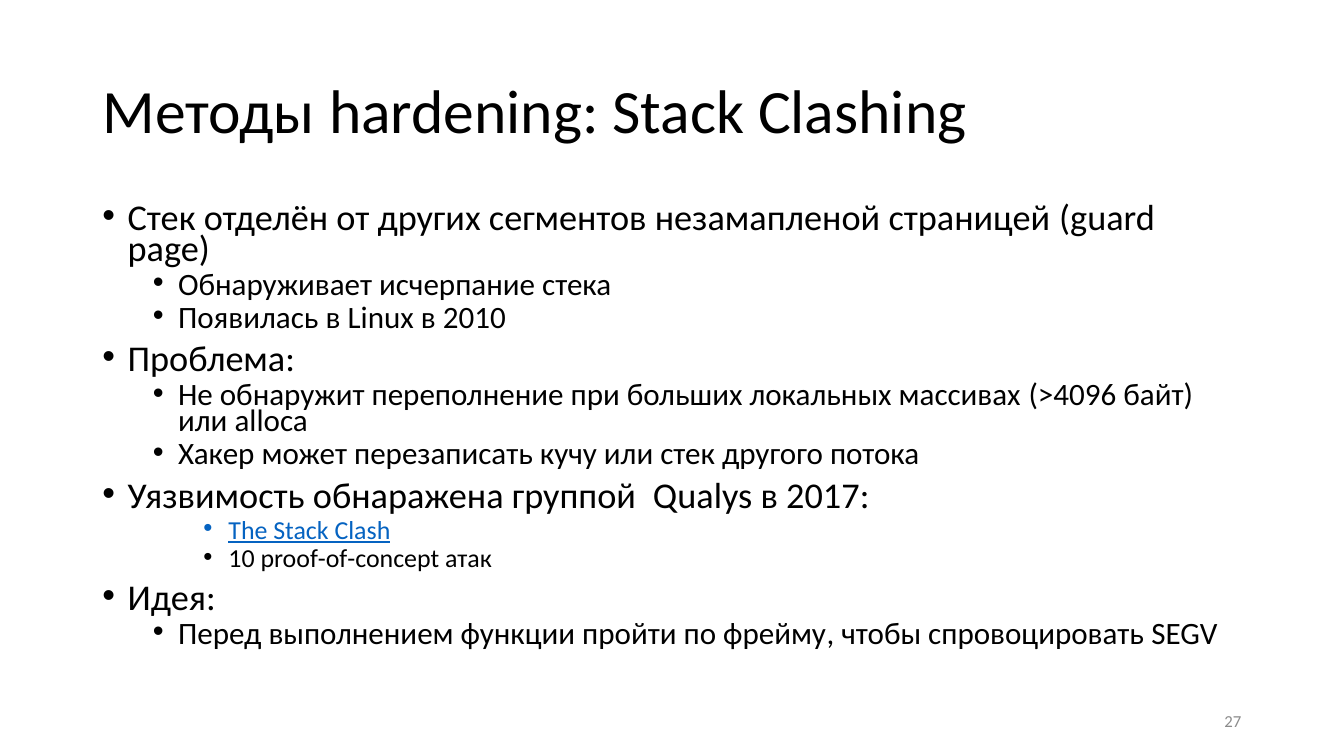
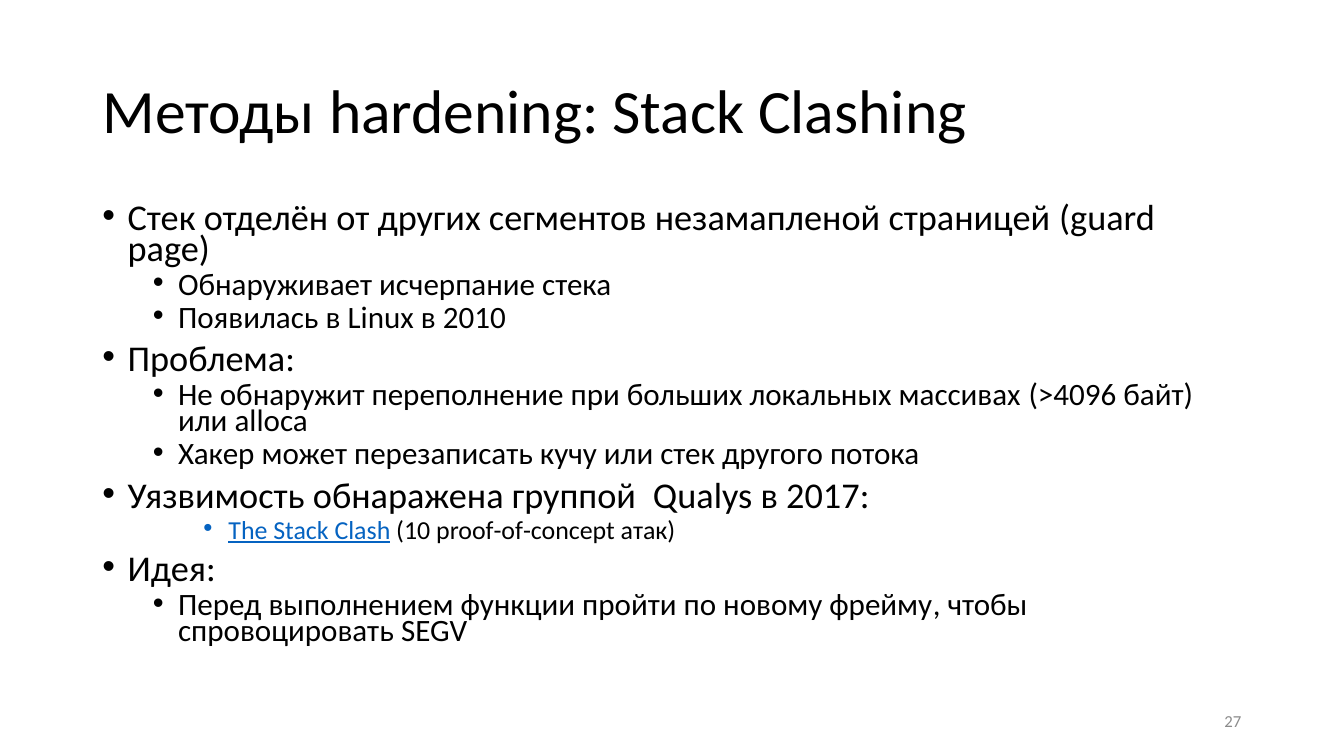
Before and after one commit to yugr/slides, a slide deck: slide 27 of CppZeroCost/2025/RU.pptx. Drawn at 1344x756 pixels with LibreOffice and Linux fonts; fonts in the diff are those of the drawing. Boxes give left, top, right and bottom in pixels: in the first picture for what was removed or moved away, otherwise in the second. Text is boxed around its words. In the diff, an @@ line names an element or a change of style, - is before the commit and + after.

```diff
--- a/CppZeroCost/2025/RU.pptx
+++ b/CppZeroCost/2025/RU.pptx
@@ text at (228,520,676,544): text changed @@
-    • The Stack Clash
-    • 10 proof-of-concept атак
+    • The Stack Clash (10 proof-of-concept атак)
@@ text at (178,594,1028,646): text changed @@
-  • Перед выполнением функции пройти по фрейму, чтобы спровоцировать SEGV
+  • Перед выполнением функции пройти по новому фрейму, чтобы спровоцировать SEGV
```
Also in this commit, not shown: 4 other slides changed, 1 other file.
